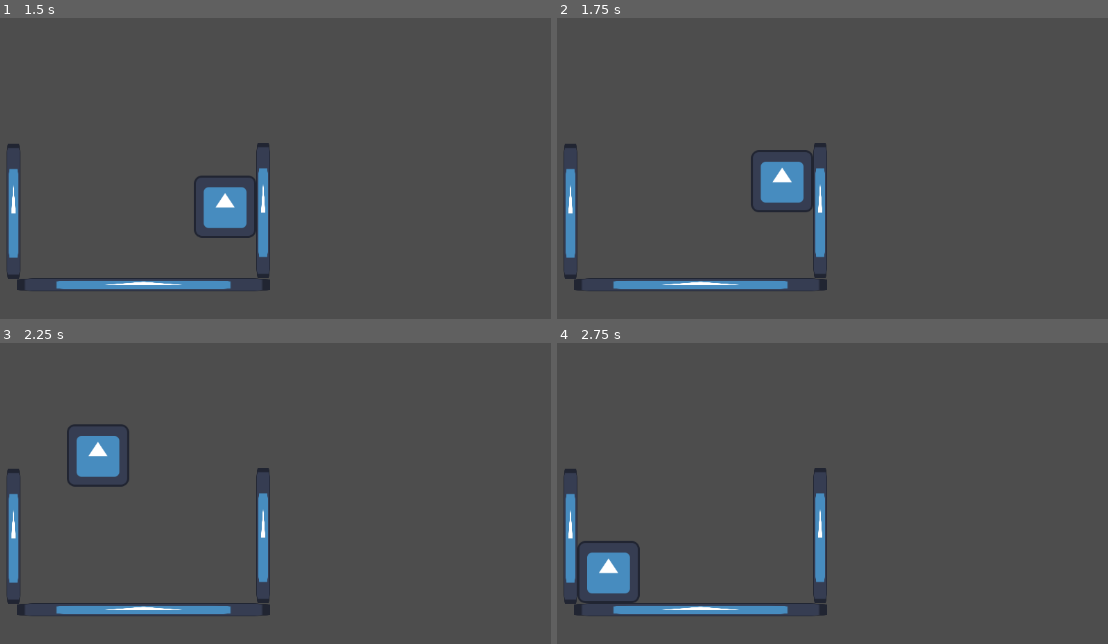
Above: before the commit, frames 1-4 (two rows, left to right).
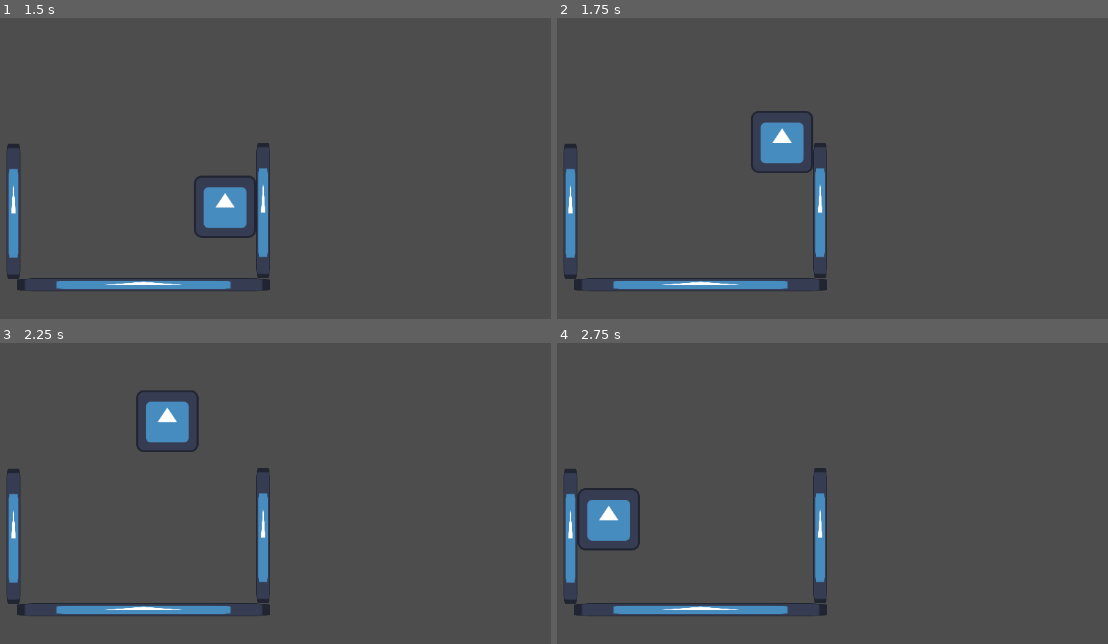
Above: after the commit, the same moments.

Repository: arcality/Built-to-Scale-GMTK-2024
Game: Godot game, scene res://scenes/main.tscn
Two runs of this game, one before a commit and one after it. Both use one fixed random seed, a clock stepped at 60 frames per second and the inputs below. The engine's default icon, where the game draws it, is replaced by a stand-in: a white triangle on a blue panel in a dark square.
Inputs:
- Up to frame 1 (1.5 s): hold Space (jump) 0.53-1.28 s; hold D (move_right) from 0.53 s (still down); tap Space (jump) at 1.35 s
- Up to frame 2 (1.75 s): keep holding D (move_right); tap Space (jump) at 1.52 s
- Up to frame 3 (2.25 s): tap Space (jump) at 1.82 s; release D (move_right) at 2.03 s; hold A (move_left) from 2.03 s (still down); hold Space (jump) from 2.03 s (still down)
- Up to frame 4 (2.75 s): keep holding A (move_left); keep holding Space (jump)

Frame 1 is identical in both runs. In frame 2, 2.5% of the frame differs, in the area x 35-47%, y 30-65%; in frame 3, 2.9%, in the area x 12-37%, y 15-48%; in frame 4, 2.8%.

Commit message:
adjusted for game feel

Diff:
--- a/scenes/player.tscn
+++ b/scenes/player.tscn
@@ -16,7 +16,7 @@
 
 [node name="Player" type="CharacterBody2D"]
 script = ExtResource("1_vscu2")
-active_jetpack_state = "dashing"
+active_jetpack_state = "jumping"
 active_arm_state = "walljumping"
 
 [node name="CollisionShape2D" type="CollisionShape2D" parent="."]
--- a/scripts/state-machine/clinging.gd
+++ b/scripts/state-machine/clinging.gd
@@ -24,12 +24,16 @@
 
 func Update(_delta:float):
 
+	# starts jump buffer timer after letting go, and allows gravity
 	if player.movement_direction() != player.clinging_direction:
 		buffer_timer += 0.01
+		player.gravity = 2000
 	else:
 		buffer_timer = 0.0
+		player.gravity = 0
+		player.velocity.y = 0
 
-	if buffer_timer > 0.1:
+	if buffer_timer > 0.06:
 		state_transition.emit(self, "falling")
 		print("transition to falling")
 
--- a/scripts/state-machine/dashing.gd
+++ b/scripts/state-machine/dashing.gd
@@ -10,11 +10,14 @@
 	$Timer.start()
 
 func Update(_delta:float):
-	# generate particles or smth
-	pass
+	if player.is_on_wall():
+		$Timer.stop()
+		state_transition.emit(self, "falling")
+		print("transition to falling")
 
 
 
 func _on_timer_timeout():
 	state_transition.emit(self, "falling")
 	print("transition to falling")
+	print("Timer timeout")
--- a/scripts/state-machine/falling.gd
+++ b/scripts/state-machine/falling.gd
@@ -5,6 +5,7 @@
 
 # to make sure that state is not immediately left if that is not intended
 var timer : float
+# not currently needed
 
 func Enter():
 	player = owner
@@ -20,8 +21,8 @@
 		state_transition.emit(self, "idle")
 		print("transition to idle")
 
-	# checks if the player is touching a wall and falling down and account for buffer
-	if player.is_on_wall() and player.velocity.y > 0 and timer > 0.1:
+	# checks if the player is touching a wall and falling down
+	if player.is_on_wall() and player.velocity.y > 0:
 		if Input.is_action_pressed("move_right") and $"../../RayCastRight".is_colliding():
 			state_transition.emit(self, "clinging")
 			print("transition to clinging")
@@ -31,7 +32,7 @@
 			print("transition to clinging")
 			player.clinging_direction = -1.0
 
-	if not player.special_jump_used and Input.is_action_just_pressed("jump") and timer > 0.1:
+	if not player.special_jump_used and Input.is_action_just_pressed("jump"):
 		player.special_jump_used = true
 		state_transition.emit(self, player.active_jetpack_state)
 		print("transition to jumping from falling")
